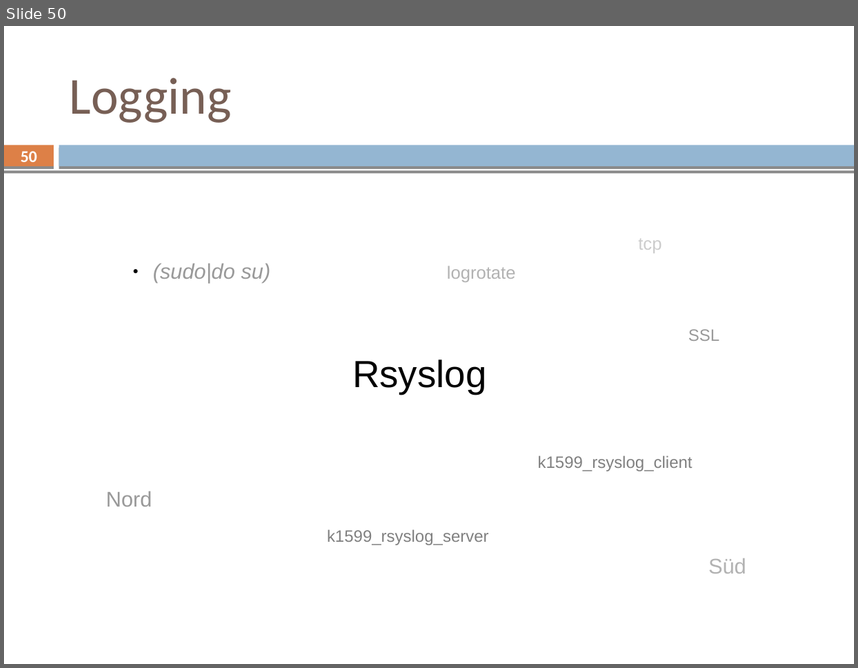
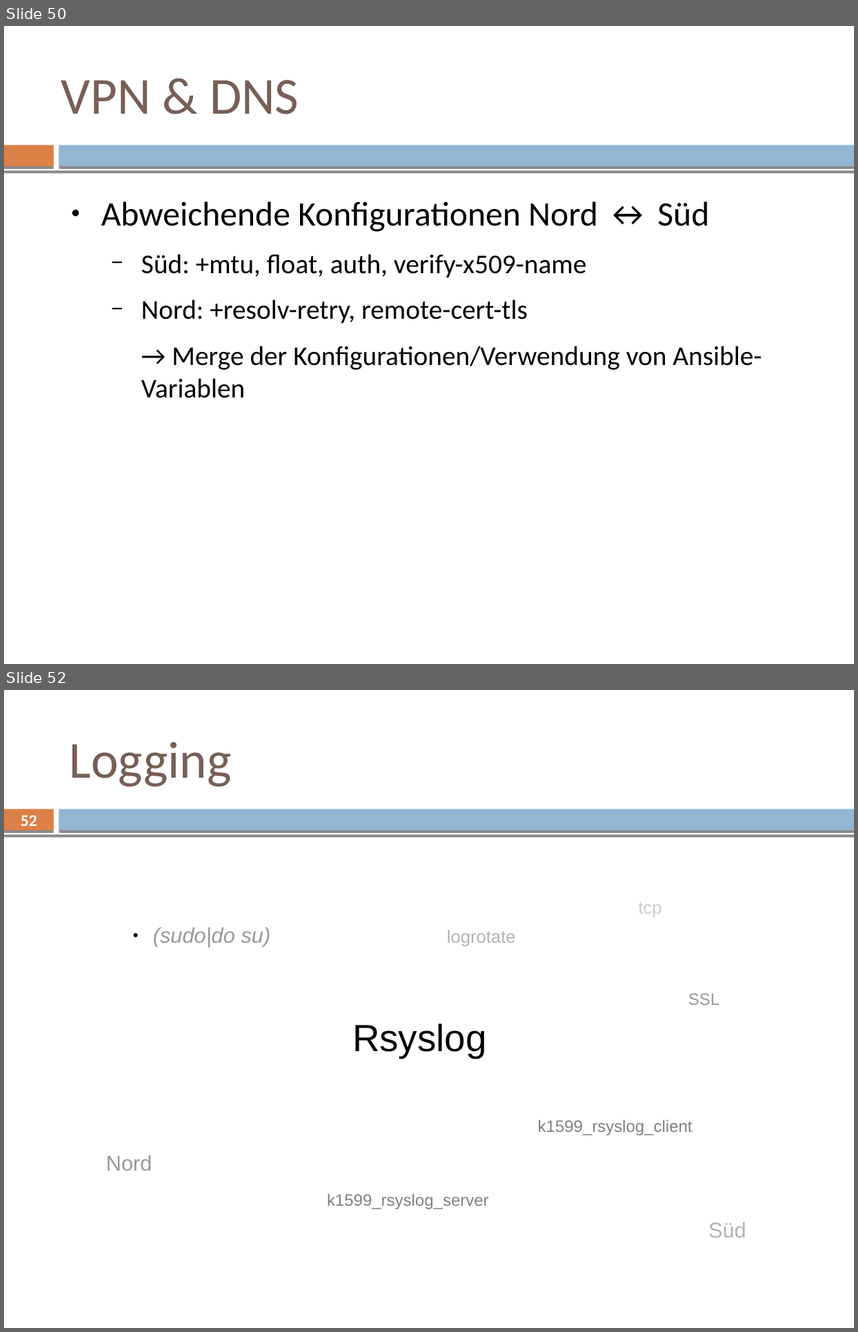
Before and after one commit to mvw/Wilddiebe10, a slide deck: keynote/keynote.odp. Shown one above the other, each under a label of ours: slide 50 before the commit, slides 50 and 52 after it; the slides between them are not shown. The pictures are 858x668 and 858x1332 pixels, drawn with LibreOffice and Linux fonts; fonts in the diff are those of the drawing. Boxes give left, top, right and bottom in pixels: in the first picture for what was removed or moved away, otherwise in the second. Text is boxed around its words. In the diff, an @@ line names an element or a change of style, - is before the commit and + after.

Commit message:
keynote: merge vpn and dns

```diff
--- a/keynote/keynote.odp
+++ b/keynote/keynote.odp
@@ slide 50 added at (x1=4, y1=26, x2=854, y2=664), background #FFFFFF; not listed: 3 template elements that a slide beside it also shows @@
@@ title added at (x1=61, y1=80, x2=299, y2=114), 44 pt, text #775F55 @@
+VPN & DNS
@@ text added at (x1=101, y1=201, x2=762, y2=398), 23 pt, text #000000 @@
+● Abweichende Konfigurationen Nord ↔ Süd
+  − Süd: +mtu, float, auth, verify-x509-name
+  − Nord: +resolv-retry, remote-cert-tls
+  → Merge der Konfigurationen/Verwendung von Ansible-Variablen
@@ what was slide 50 is now slide 52 @@
@@ page number at (x1=21, y1=815, x2=37, y2=831): text changed @@
-50
+52
```
Also in this commit, not shown: 3 other slides added, 1 slide removed, 1 other file.
